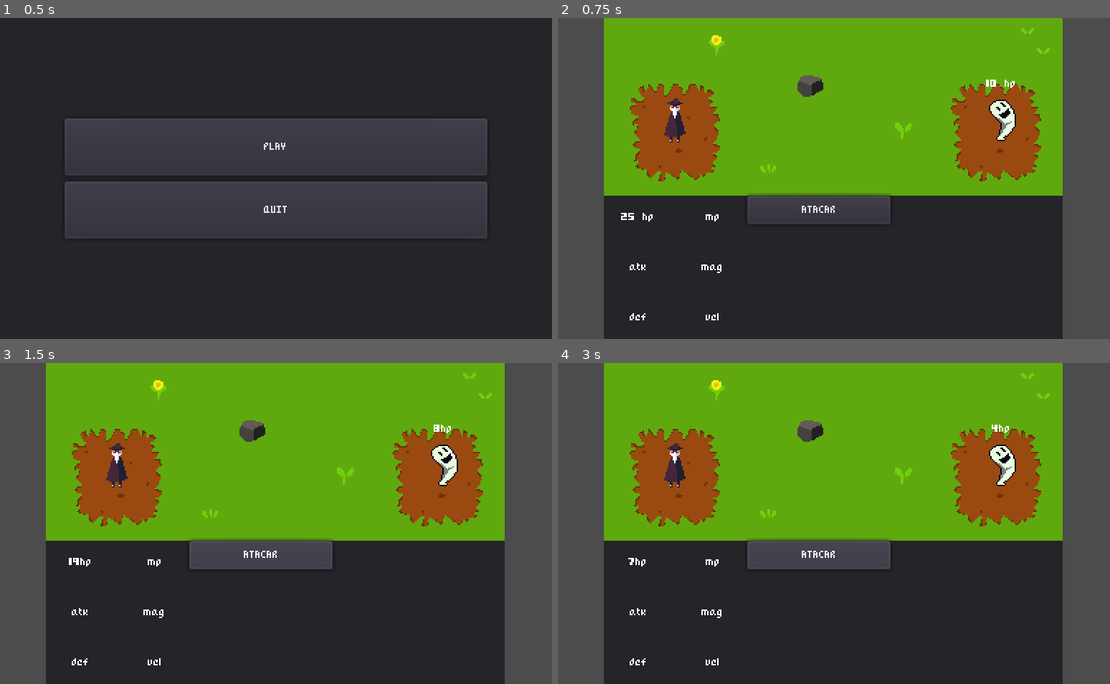
Above: before the commit, frames 1-4 (two rows, left to right).
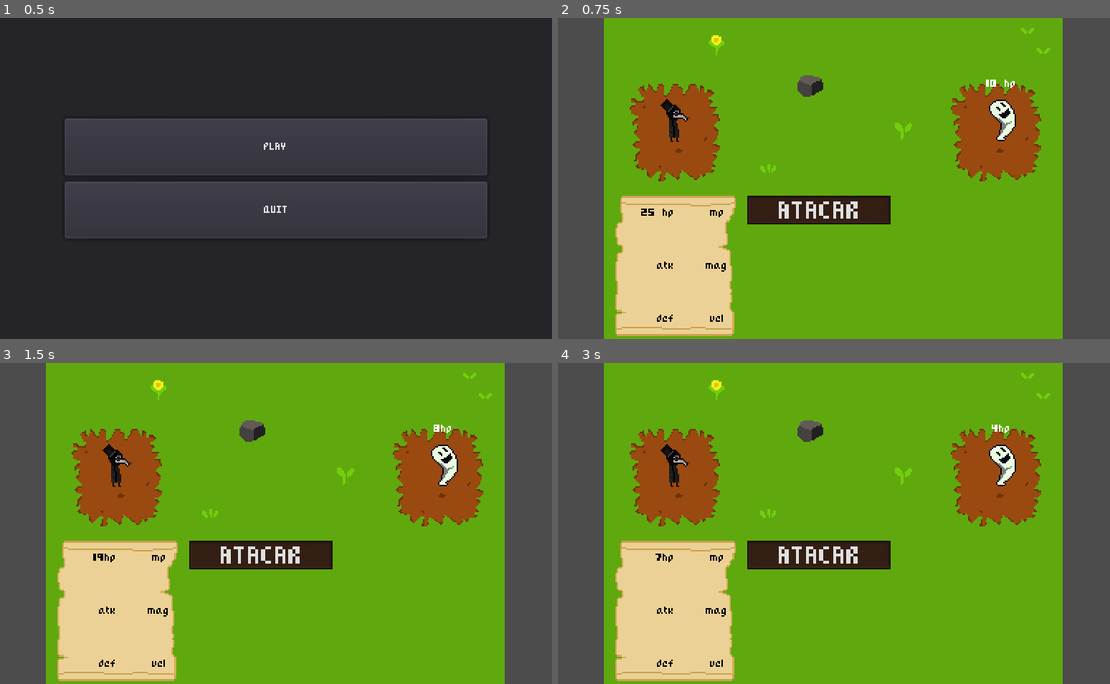
Above: after the commit, the same moments.

Repository: JinzouEnemy/Plagued-demo
Game: Godot game, scene res://scenes/menu.tscn
The game is run twice, just before and just after one commit, with the same random seed, the same clock (stepped at 60 frames per second) and the same inputs.
Inputs (mouse positions are in pixels of both pictures, inside the frame that each line leads up to):
- Up to frame 1 (0.5 s): no input
- Up to frame 2 (0.75 s): click "PLAY" at 0.5 s
- Up to frame 3 (1.5 s): click (259, 555) at 1.25 s
- Up to frame 4 (3 s): click (817, 555) at 2 s; click (817, 555) at 2.75 s

Frame 1 is identical in both runs. In frame 2, 38% of the frame differs, in the area x 8-92%, y 25-100%; in frame 3, 38%; in frame 4, 38%.

Commit message:
nuevos placeholders

Diff:
--- a/project.godot
+++ b/project.godot
@@ -23,8 +23,8 @@
 
 window/size/width=385
 window/size/height=224
-window/size/test_width=640
-window/size/test_height=360
+window/size/test_width=1280
+window/size/test_height=720
 window/stretch/mode="2d"
 window/stretch/aspect="keep"
 
--- a/scenes/Battle.tscn
+++ b/scenes/Battle.tscn
@@ -1,12 +1,20 @@
-[gd_scene load_steps=8 format=2]
+[gd_scene load_steps=12 format=2]
 
-[ext_resource path="res://sprites/DocPlaceholder.png" type="Texture" id=1]
+[ext_resource path="res://sprites/PlayerStats.png" type="Texture" id=1]
 [ext_resource path="res://tiles/grasstiles.tres" type="TileSet" id=2]
 [ext_resource path="res://scripts/Battle.gd" type="Script" id=3]
 [ext_resource path="res://scenes/enemigoGenerico.tscn" type="PackedScene" id=4]
 [ext_resource path="res://scripts/player.gd" type="Script" id=5]
+[ext_resource path="res://sprites/AttackButton.png" type="Texture" id=6]
 [ext_resource path="res://scripts/statspanel.gd" type="Script" id=7]
 [ext_resource path="res://scripts/atacar.gd" type="Script" id=8]
+[ext_resource path="res://sprites/Plague Doctor.png" type="Texture" id=9]
+
+[sub_resource type="StyleBoxTexture" id=1]
+texture = ExtResource( 1 )
+region_rect = Rect2( 0, 0, 100, 100 )
+
+[sub_resource type="StyleBoxEmpty" id=2]
 
 [node name="Battle" type="Node2D"]
 script = ExtResource( 3 )
@@ -20,7 +28,7 @@
 }
 
 [node name="Sprite" type="Sprite" parent="player"]
-texture = ExtResource( 1 )
+texture = ExtResource( 9 )
 
 [node name="enemy" parent="." instance=ExtResource( 4 )]
 
@@ -33,9 +41,11 @@
 }
 
 [node name="statspanel" type="Panel" parent="UI"]
-margin_top = 124.0
-margin_right = 100.0
-margin_bottom = 224.0
+margin_left = -3.74617
+margin_top = 119.573
+margin_right = 105.254
+margin_bottom = 225.573
+custom_styles/panel = SubResource( 1 )
 script = ExtResource( 7 )
 __meta__ = {
 "_edit_group_": true,
@@ -51,83 +61,87 @@
 }
 
 [node name="Label" type="Label" parent="UI/statspanel/GridContainer"]
-margin_right = 48.0
-margin_bottom = 30.0
+margin_right = 52.0
+margin_bottom = 32.0
 size_flags_horizontal = 3
 size_flags_vertical = 3
+custom_colors/font_color = Color( 0, 0, 0, 1 )
 text = "25 hp"
-align = 1
+align = 2
 valign = 1
 
 [node name="Label2" type="Label" parent="UI/statspanel/GridContainer"]
-margin_left = 52.0
-margin_right = 100.0
-margin_bottom = 30.0
+margin_left = 56.0
+margin_right = 108.0
+margin_bottom = 32.0
 size_flags_horizontal = 3
 size_flags_vertical = 3
+custom_colors/font_color = Color( 0, 0, 0, 1 )
 text = "mp"
 align = 1
 valign = 1
 
 [node name="Label3" type="Label" parent="UI/statspanel/GridContainer"]
-margin_top = 34.0
-margin_right = 48.0
-margin_bottom = 64.0
+margin_top = 36.0
+margin_right = 52.0
+margin_bottom = 68.0
 size_flags_horizontal = 3
 size_flags_vertical = 3
+custom_colors/font_color = Color( 0, 0, 0, 1 )
 text = "atk"
-align = 1
+align = 2
 valign = 1
 
 [node name="Label4" type="Label" parent="UI/statspanel/GridContainer"]
-margin_left = 52.0
-margin_top = 34.0
-margin_right = 100.0
-margin_bottom = 64.0
+margin_left = 56.0
+margin_top = 36.0
+margin_right = 108.0
+margin_bottom = 68.0
 size_flags_horizontal = 3
 size_flags_vertical = 3
+custom_colors/font_color = Color( 0, 0, 0, 1 )
 text = "mag"
 align = 1
 valign = 1
 
 [node name="Label5" type="Label" parent="UI/statspanel/GridContainer"]
-margin_top = 68.0
-margin_right = 48.0
-margin_bottom = 98.0
+margin_top = 72.0
+margin_right = 52.0
+margin_bottom = 104.0
 size_flags_horizontal = 3
 size_flags_vertical = 3
+custom_colors/font_color = Color( 0, 0, 0, 1 )
 text = "def"
-align = 1
+align = 2
 valign = 1
 
 [node name="Label6" type="Label" parent="UI/statspanel/GridContainer"]
-margin_left = 52.0
-margin_top = 68.0
-margin_right = 100.0
-margin_bottom = 98.0
+margin_left = 56.0
+margin_top = 72.0
+margin_right = 108.0
+margin_bottom = 104.0
 size_flags_horizontal = 3
 size_flags_vertical = 3
+custom_colors/font_color = Color( 0, 0, 0, 1 )
 text = "vel"
 align = 1
 valign = 1
 
 [node name="buttonpanel" type="Panel" parent="UI"]
 margin_left = 100.0
-margin_top = 124.0
+margin_top = 123.693
 margin_right = 320.0
-margin_bottom = 224.0
+margin_bottom = 223.693
+custom_styles/panel = SubResource( 2 )
 __meta__ = {
 "_edit_use_anchors_": false
 }
 
-[node name="atacar" type="Button" parent="UI/buttonpanel"]
+[node name="atacar" type="TextureButton" parent="UI/buttonpanel"]
 margin_right = 100.0
 margin_bottom = 20.0
-text = "ATACAR"
+texture_normal = ExtResource( 6 )
 script = ExtResource( 8 )
-__meta__ = {
-"_edit_use_anchors_": false
-}
 
 [node name="TileMap" type="TileMap" parent="."]
 z_index = -1
--- a/scripts/atacar.gd
+++ b/scripts/atacar.gd
@@ -1,4 +1,4 @@
-extends Button
+extends TextureButton
 
 func _on_atacar_pressed():
 	var main = get_tree().current_scene
Not shown, added: fonts/Title Screen/Plagued.png.import
Not shown, added: fonts/Title Screen/Quit.png.import
Not shown, added: fonts/Title Screen/Start.png.import
Binary file added: sprites/AttackButton.png
Not shown, added: sprites/AttackButton.png.import
Binary file added: sprites/Plague Doctor.png
Not shown, added: sprites/Plague Doctor.png.import
Binary file added: sprites/PlayerStats.png
Not shown, added: sprites/PlayerStats.png.import
Binary file added: sprites/Swamp Background.png
Not shown, added: sprites/Swamp Background.png.import
